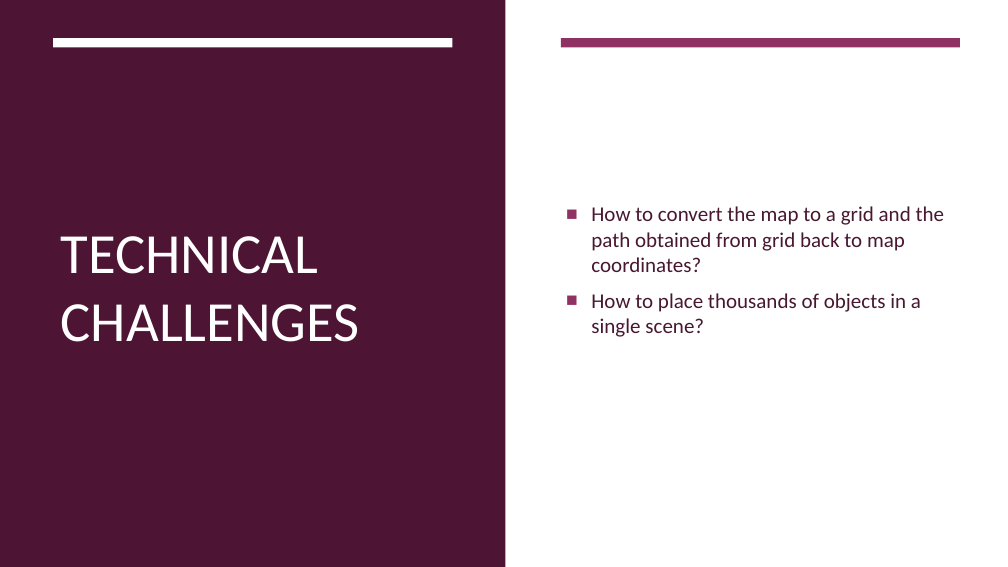
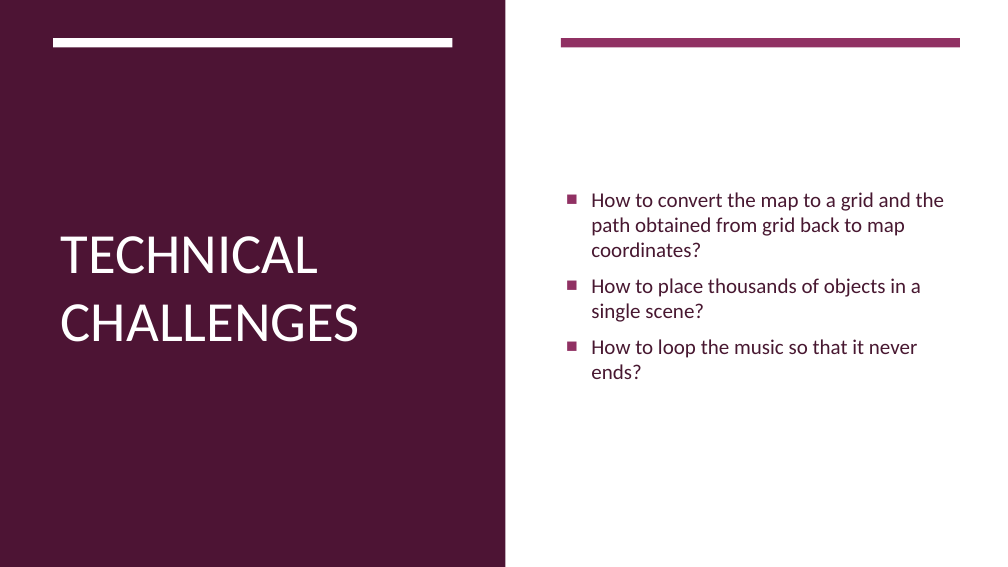
Before and after one commit to zombie-zero-nust/meta, a slide deck: slide 77 of slides/Presentation [Final].pptx. Drawn at 1008x567 pixels with LibreOffice and Linux fonts; fonts in the diff are those of the drawing. Boxes give left, top, right and bottom in pixels: in the first picture for what was removed or moved away, otherwise in the second. Text is boxed around its words. In the diff, an @@ line names an element or a change of style, - is before the commit and + after.

Commit message:
Update slides to QR Link; Add another technical challange

```diff
--- a/slides/Presentation [Final].pptx
+++ b/slides/Presentation [Final].pptx
@@ text at (591,339,917,379): paragraph added @@
+■ How to loop the music so that it never ends?
```
Also in this commit, not shown: 1 other slide changed, 3 other files.
